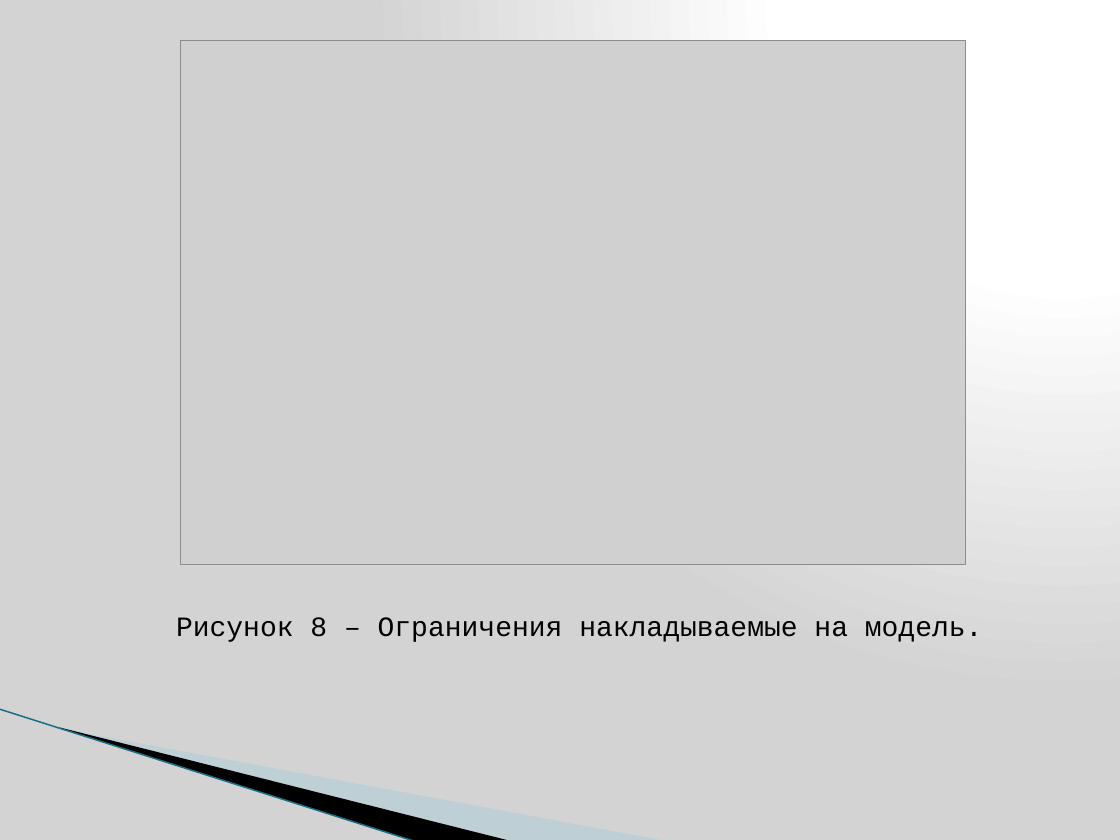
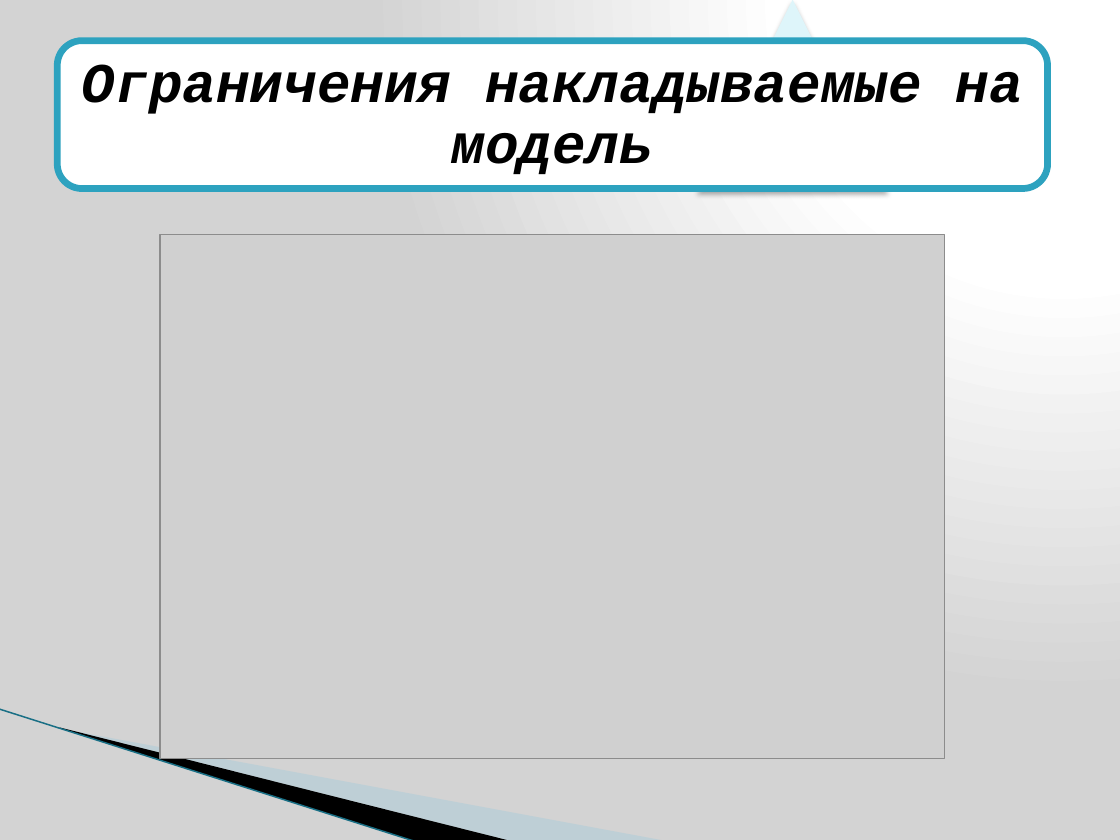
Before and after one commit to Srudyjj/DiplomaMaster, a slide deck: slide 12 of ПрезентацияПИД.pptx (slide 18 before the commit). Drawn at 1120x840 pixels with LibreOffice and Linux fonts; fonts in the diff are those of the drawing; grey boxes stand for pictures; background and template pictures are left out. Boxes give left, top, right and bottom in pixels: in the first picture for what was removed or moved away, otherwise in the second. Text is boxed around its words. In the diff, an @@ line names an element or a change of style, - is before the commit and + after.

```diff
--- a/ПрезентацияПИД.pptx
+++ b/ПрезентацияПИД.pptx
@@ triangle added at (697, 0, 888, 192), fill #DEF5FA @@
@@ rounded rectangle added at (57, 40, 1047, 188), fill #FFFFFF, outline #2DA2BF 4.33 pt @@
@@ text "Ограничения накладываемые на модель" at (82, 64, 1023, 174): vertical alignment top to middle @@
@@ text at (82, 64, 1023, 174): text changed; size 18 to 36 pt; bold on; italic on @@
-Рисунок 8 – Ограничения накладываемые на модель.
+Ограничения накладываемые на модель
@@ picture: place and size @@
-picture at (180, 40, 965, 564)
+picture at (160, 235, 945, 759)
```
Also in this commit, not shown: 6 other slides changed, 5 slides added, 16 slides removed, 3 other files.
